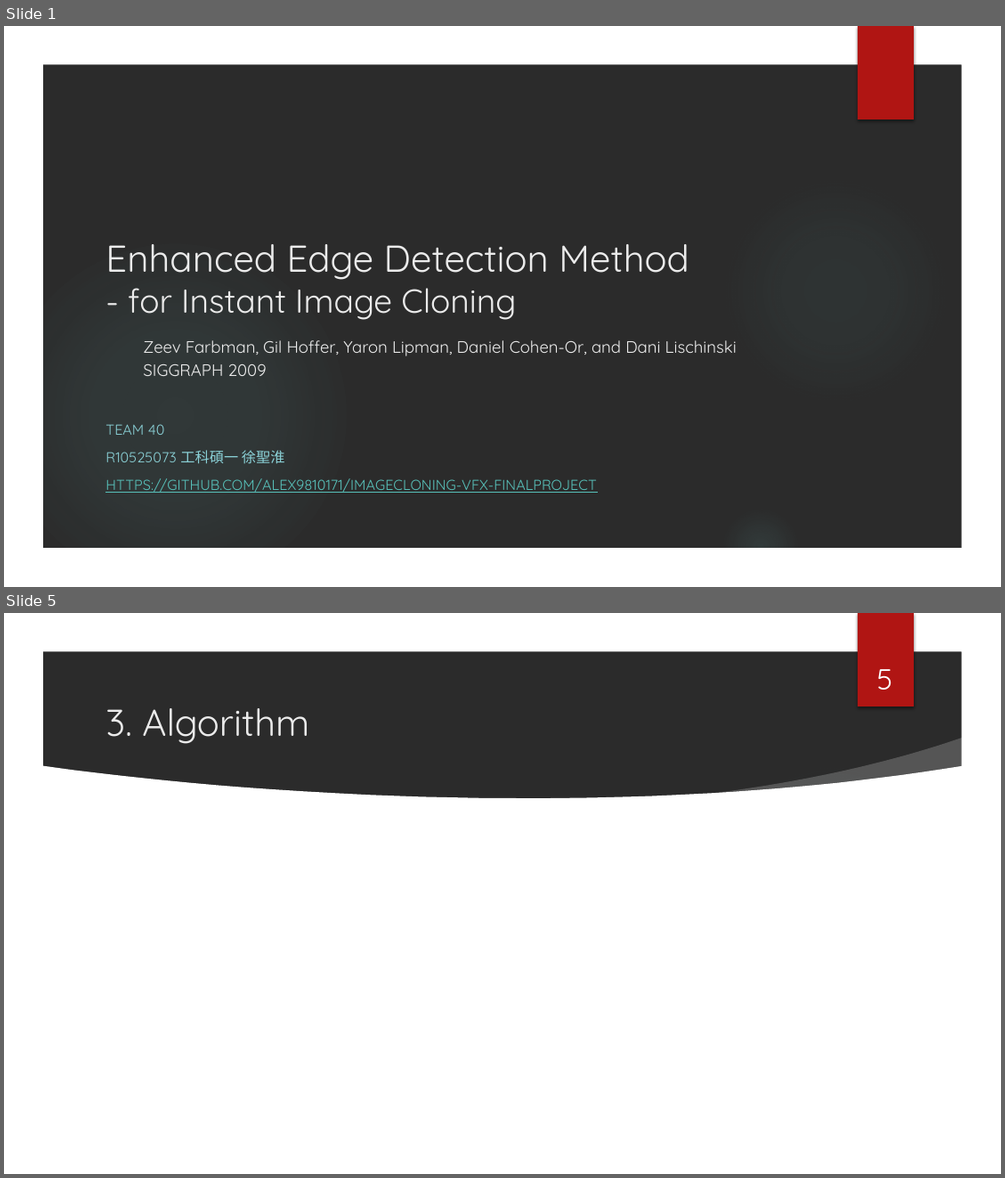
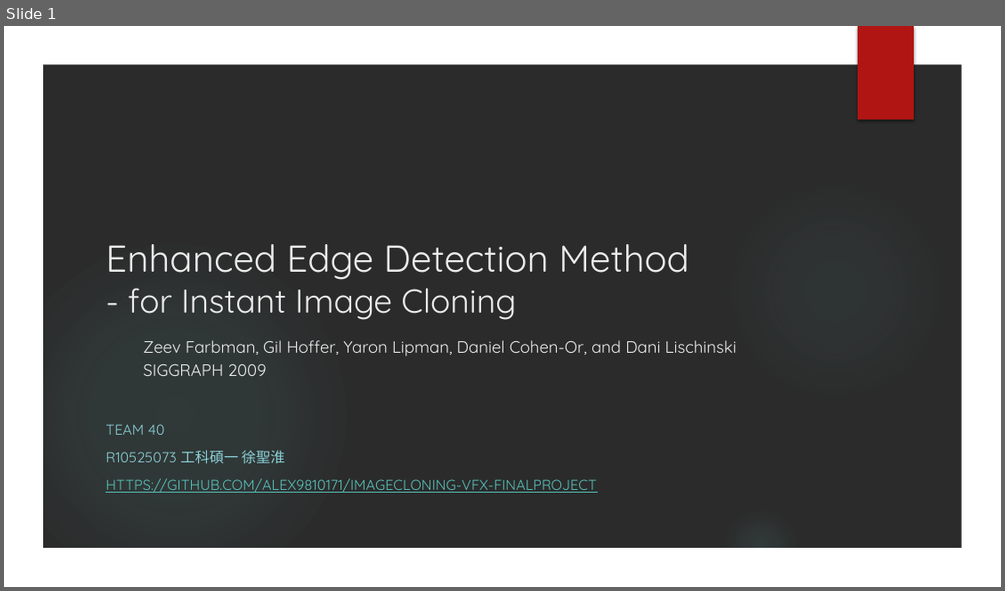
Before and after one commit to alex9810171/ImageCloning-VFX2022-Spring, a slide deck: doc/demo_slide.pptx. Shown one above the other, each under a label of ours: slides 1 and 5 before the commit, slide 1 after it; the slides between them are not shown. The pictures are 1005x1178 and 1005x591 pixels, drawn with LibreOffice and Linux fonts; fonts in the diff are those of the drawing; background and template pictures are left out; a plain dark background stands for a picture behind light text. Boxes give left, top, right and bottom in pixels: in the first picture for what was removed or moved away, otherwise in the second. Text is boxed around its words. In the diff, an @@ line names an element or a change of style, - is before the commit and + after.

```diff
--- a/doc/demo_slide.pptx
+++ b/doc/demo_slide.pptx
@@ slide 5 removed at (4,613,1001,1174), background picture (left out); not listed: 5 template elements that a slide beside it also shows @@
@@ page number removed at (877,669,893,690) @@
-5
@@ title removed at (105,708,309,744) @@
-3. Algorithm
@@ freeform shape removed at (697,738,970,819) @@
@@ freeform shape removed at (41,765,963,1136) @@
```
Also in this commit, not shown: 4 slides changed, 2 slides added, 12 other files.
